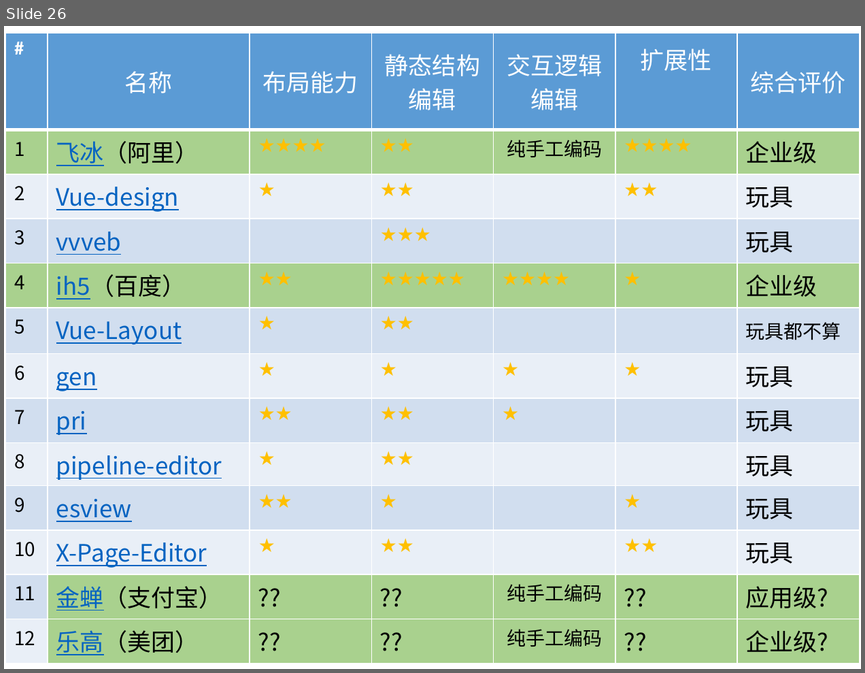
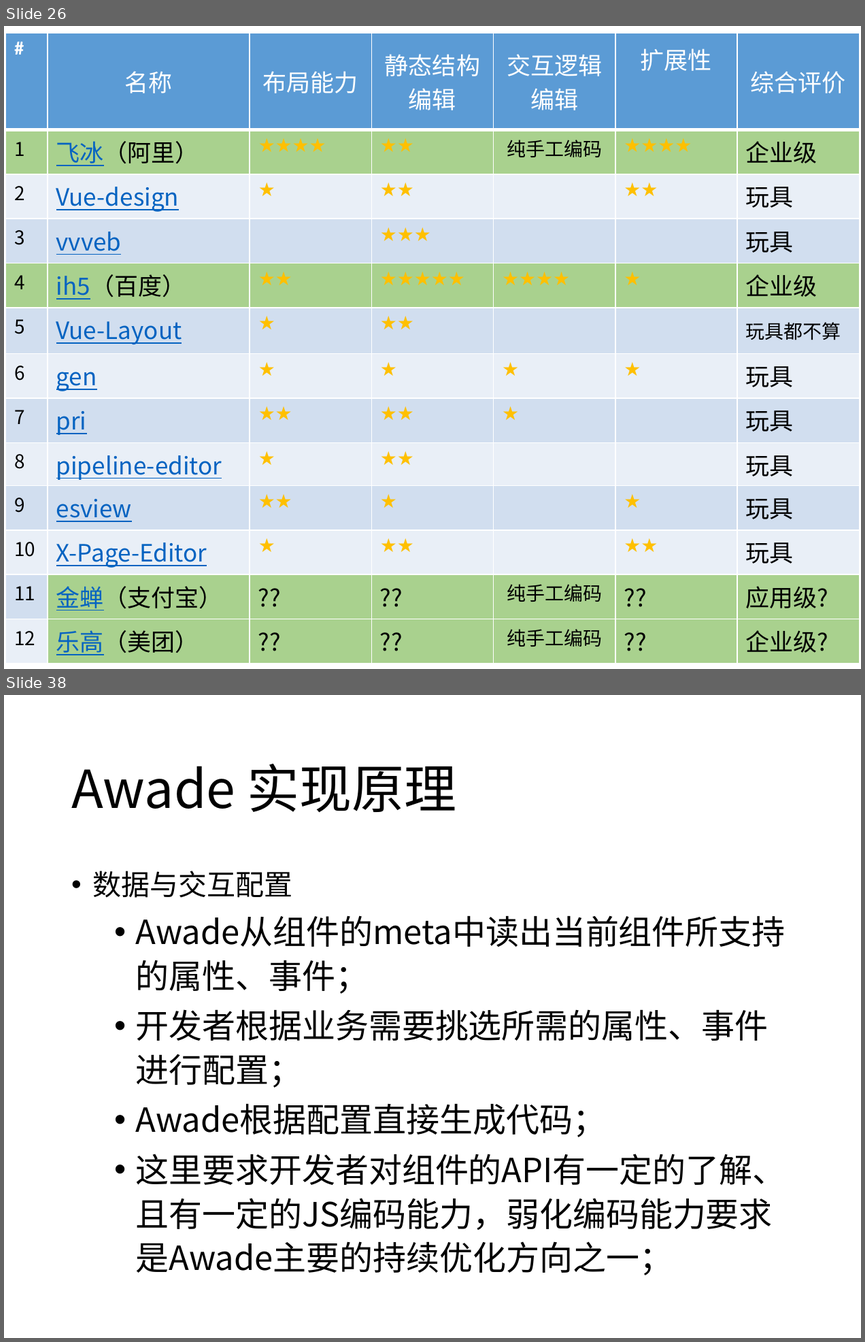
Before and after one commit to yibit/jigsaw, a slide deck: 让任何人迅速成为大前端开发者.pptx. Shown one above the other, each under a label of ours: slide 26 before the commit, slides 26 and 38 after it; the slides between them are not shown. The pictures are 865x673 and 865x1342 pixels, drawn with LibreOffice and Linux fonts; fonts in the diff are those of the drawing. Boxes give left, top, right and bottom in pixels: in the first picture for what was removed or moved away, otherwise in the second. Text is boxed around its words. In the diff, an @@ line names an element or a change of style, - is before the commit and + after.

```diff
--- a/让任何人迅速成为大前端开发者.pptx
+++ b/让任何人迅速成为大前端开发者.pptx
@@ slide 38 added at bbox=[4, 695, 861, 1338], background #FFFFFF @@
@@ title added at bbox=[71, 764, 457, 813], 44 pt, text #000000 @@
+Awade 实现原理
@@ text added at bbox=[93, 870, 786, 1275], 28 pt, text #000000 @@
+• 数据与交互配置
+  • Awade从组件的meta中读出当前组件所支持的属性、事件；
+  • 开发者根据业务需要挑选所需的属性、事件进行配置；
+  • Awade根据配置直接生成代码；
+  • 这里要求开发者对组件的API有一定的了解、且有一定的JS编码能力，弱化编码能力要求是Awade主要的持续优化方向之一；
```
Also in this commit, not shown: 16 slides changed, 20 other slides added.
